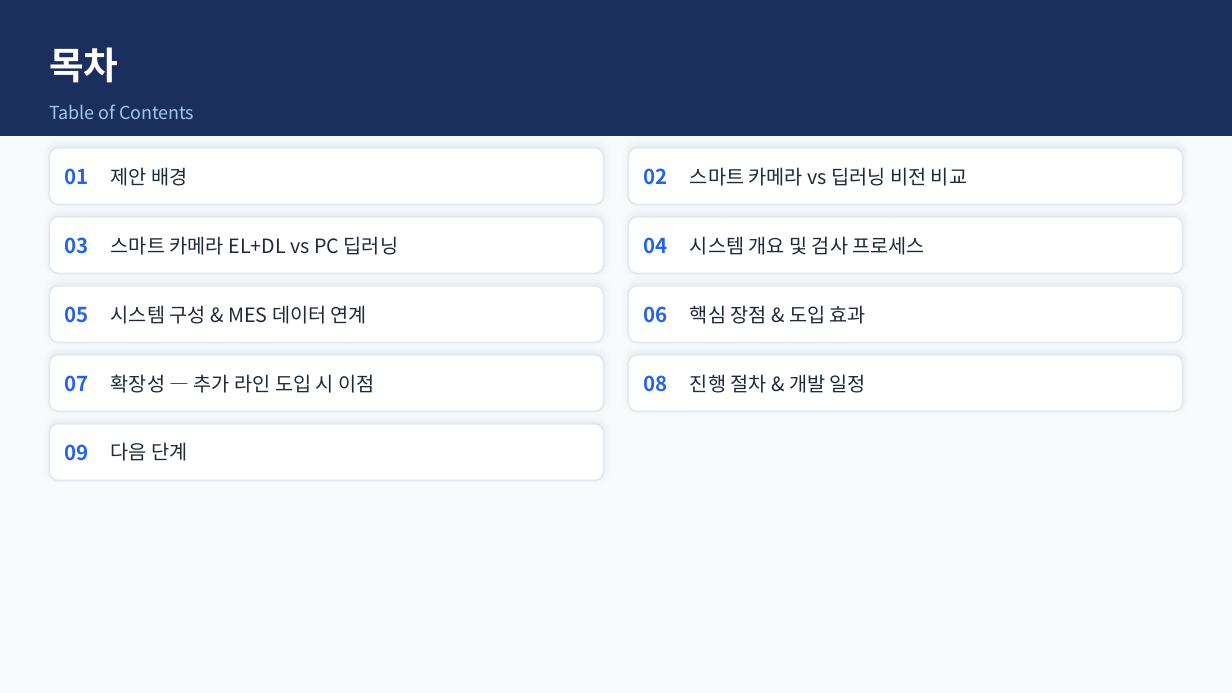
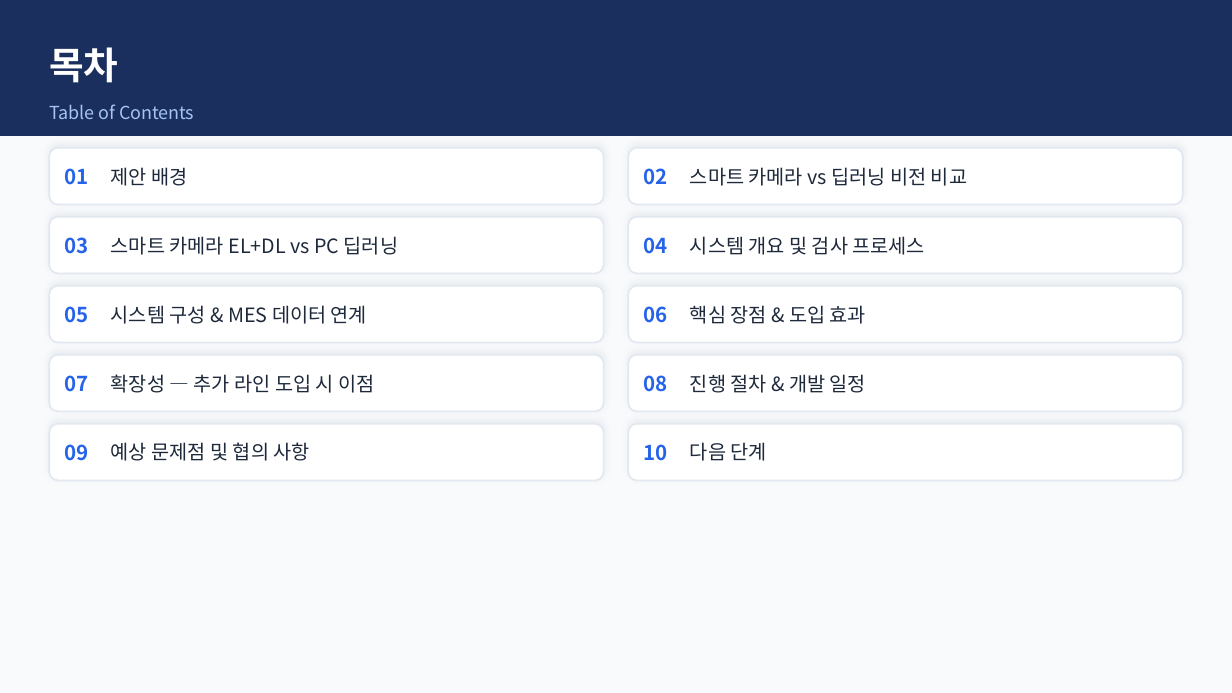
Before and after one commit to Insys-HQ/Insys-review, a slide deck: slide 2 of winnercomb.pptx. Drawn at 1232x693 pixels with LibreOffice and Linux fonts; fonts in the diff are those of the drawing. Boxes give left, top, right and bottom in pixels: in the first picture for what was removed or moved away, otherwise in the second. Text is boxed around its words. In the diff, an @@ line names an element or a change of style, - is before the commit and + after.

```diff
--- a/winnercomb.pptx
+++ b/winnercomb.pptx
@@ text at <box>111,442,310,461</box>: text changed @@
-다음 단계
+예상 문제점 및 협의 사항
@@ rounded rectangle added at <box>628,424,1183,480</box>, fill #FFFFFF, outline #E2E8F0 1 pt @@
@@ text added at <box>643,444,667,461</box>, 12 pt, text #2563EB, bold @@
+10
@@ text added at <box>690,442,767,461</box>, 11.5 pt, text #1E293B @@
+다음 단계
```
Also in this commit, not shown: 1 slide added.
